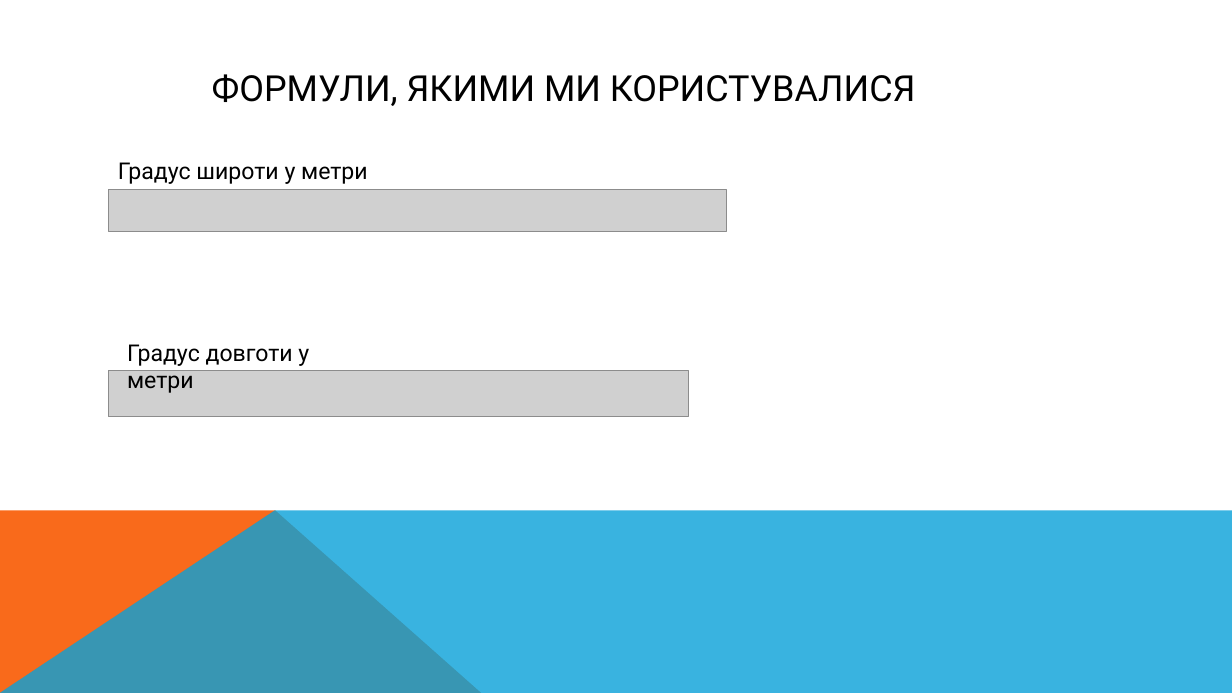
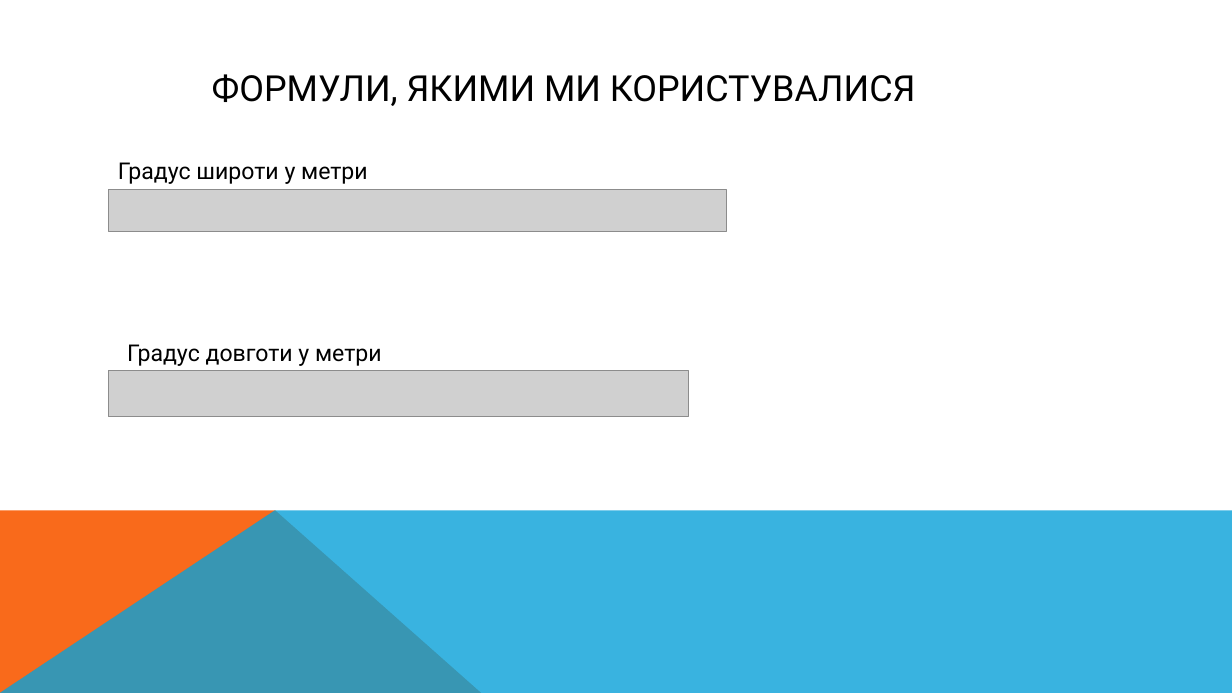
Before and after one commit to Ap3lsin4k/ANDRII-I_liceum, a slide deck: slide 3 of Peppers.pptx. Drawn at 1232x693 pixels with LibreOffice and Linux fonts; fonts in the diff are those of the drawing; grey boxes stand for pictures. Boxes give left, top, right and bottom in pixels: in the first picture for what was removed or moved away, otherwise in the second. Text is boxed around its words. In the diff, an @@ line names an element or a change of style, - is before the commit and + after.

```diff
--- a/Peppers.pptx
+++ b/Peppers.pptx
@@ text "Градус довготи у метри" rewrapped from box(127, 344, 309, 393) to box(127, 344, 382, 366) @@
```
Also in this commit, not shown: 3 other slides changed, 2 slides added, 1 slide removed, 1 other file.
